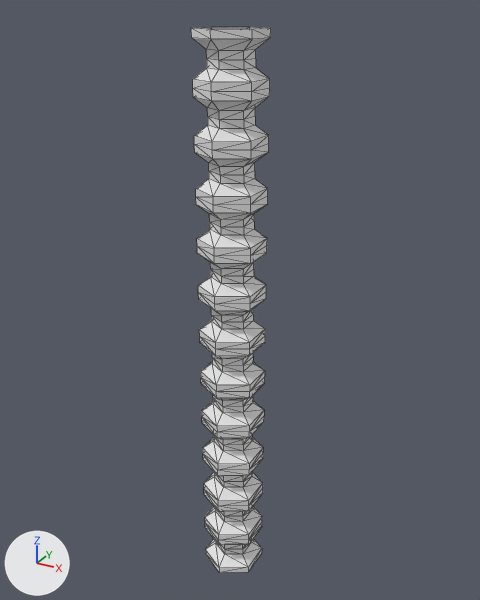
Renders of the glTF model assets/models/columns/column_womb.glb from each side of a commit.
Both versions are drawn from a 50 mm camera at (71.5, -134.2, 136.7) aimed at (-1.7, -1.2, 70.1). Arrows for +X, +Y and +Z are at lower left; the lights stay in place. Mesh edges are drawn as thin lines. Vertices at the same position are counted once.

The first picture shows 'ColumnWomb-col'.
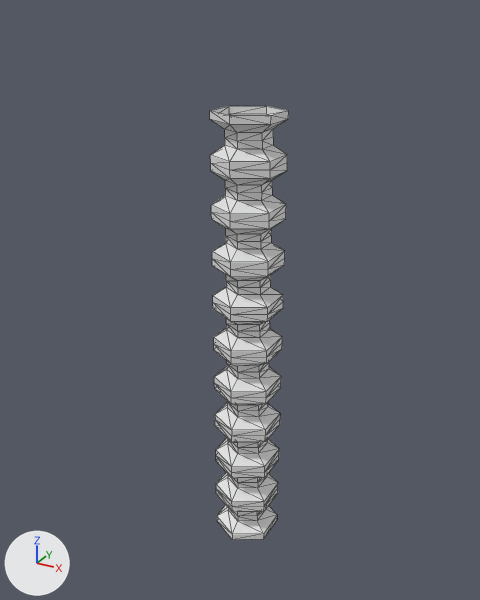
Diff of the bpy script that builds the scene:
```diff
--- a/assets/models/columns/column_womb.glb.py
+++ b/assets/models/columns/column_womb.glb.py
@@ me_columnwomb @@
 me_columnwomb.from_pydata(...)  # 456 vertices, 864 faces; spans x -6.9..6.9, y -8.0..8.0, z -5.8..132.9
 # used by ob_columnwomb_col; location = (0.0, -8.0, 0.0)
+# me_columnwomb part 1: the loose piece of 114 vertices spanning x -6.9..6.9, y -8.0..8.0, z -5.8..28.9 is scaled about its middle by (1.09, 1.09, 1)
+# me_columnwomb part 2: the loose piece of 258 vertices spanning x -6.9..6.9, y -8.0..8.0, z 52.0..132.9 is multiplied about its middle by the matrix ((1.093, 0.0, 0.0), (0.0, 1.093, 0.0), (0.0, 0.0, 1.002)), then moved by (0.0, 0.0, -23.0)
+# me_columnwomb part 3: the loose piece of 42 vertices spanning x -6.9..6.9, y -8.0..8.0, z 28.9..40.4 is deleted
+# me_columnwomb part 4: the loose piece of 42 vertices spanning x -6.9..6.9, y -8.0..8.0, z 40.4..52.0 is deleted
 me_columnwomb.materials.append(mat_templematerial)
@@ ob_columnwomb_col @@
 ob_columnwomb_col = bpy.data.objects.new('ColumnWomb-col', me_columnwomb)
-ob_columnwomb_col.location = (0.0, -8.0, 0.0)
+ob_columnwomb_col.location = (0.0, 0.0, 5.8)
```

What differs and where, as boxes (x1, y1, x2, y2) in the pictures (480 x 600 px; the box of a moved part takes in the faces that stretch with it):
'ColumnWomb-col', reshaped, moved (20% shorter)
    before: (191, 27, 271, 573)
    after: (210, 106, 289, 540)
part 1 of me_columnwomb, moved or reshaped
    before: (203, 454, 263, 573)
    after: (215, 420, 280, 540)
part 2 of me_columnwomb, moved or reshaped
    before: (191, 27, 271, 392)
    after: (210, 106, 289, 436)
part 3 of me_columnwomb, deleted
    before: (202, 416, 264, 470)
part 4 of me_columnwomb, deleted
    before: (201, 377, 265, 432)
